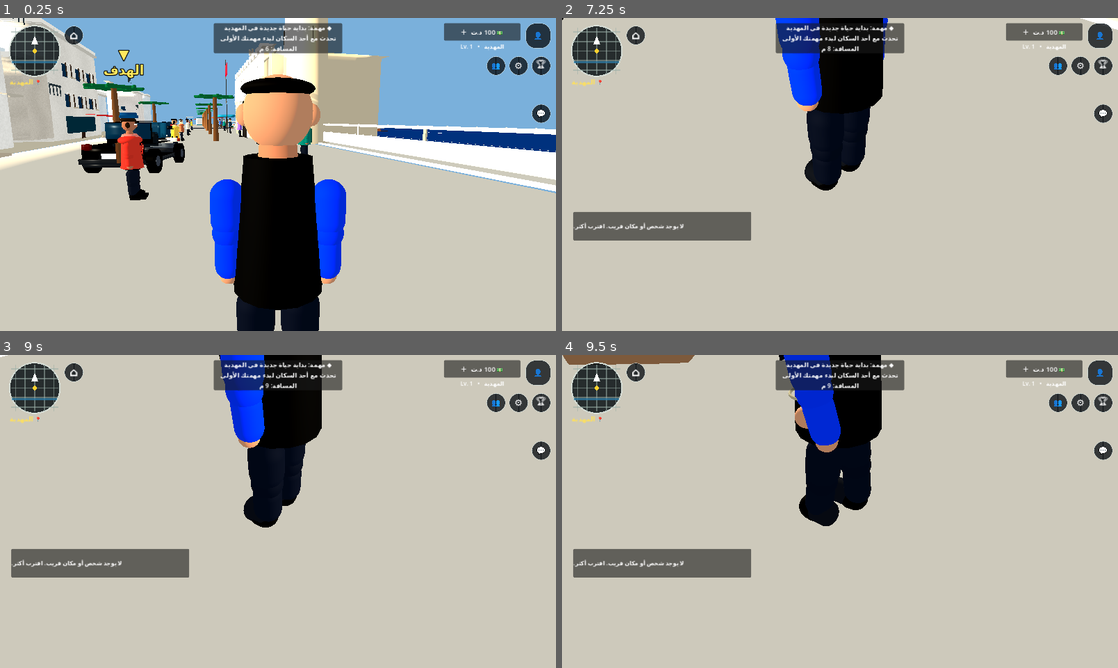
Above: before the commit, frames 1-4 (two rows, left to right).
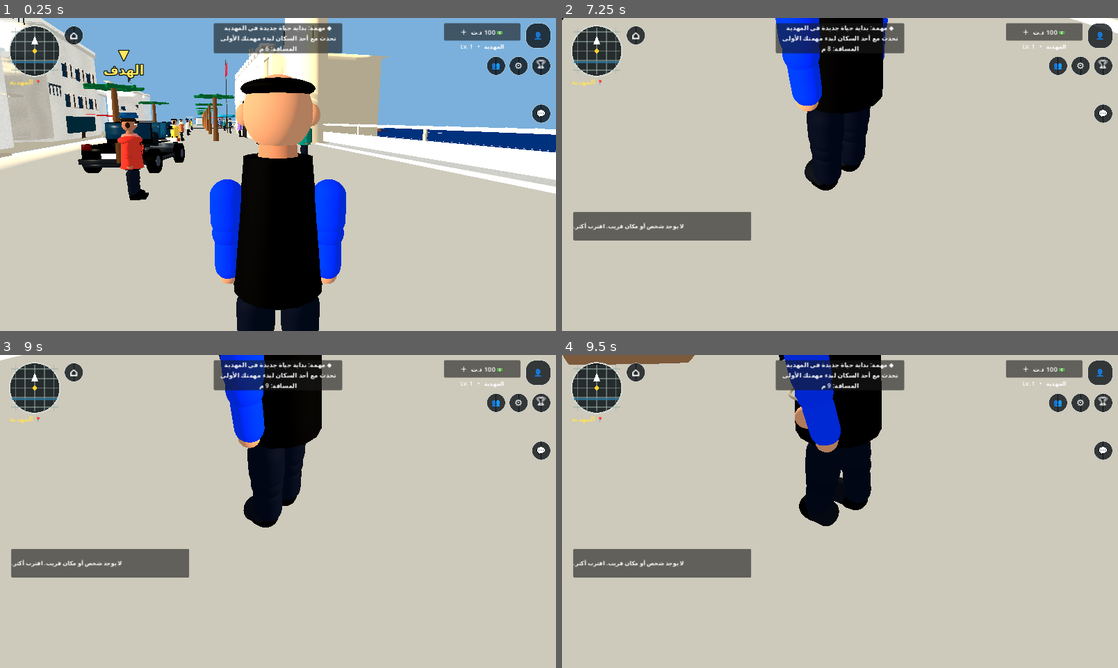
Above: after the commit, the same moments.

Repository: stevennpllk-crypto/REAL-LIFE-MAHDIA
Game: Godot game, scene res://scenes/Main.tscn
The game is run twice, just before and just after one commit, with the same random seed, the same clock (stepped at 60 frames per second) and the same inputs.
Inputs (mouse positions are in pixels of both pictures, inside the frame that each line leads up to):
- Up to frame 1 (0.25 s): no input
- Up to frame 2 (7.25 s): click "⌂" at 0.5 s; tap Enter at 1.25 s; move the mouse to (867, 174) at 1.27 s; hold W (move_forward) 1.28-6.53 s; tap E (interact) every 1.5 s from 1.35 to 5.85 s; tap Space (jump) at 1.52, 2.27, 3.77, 4.52, 5.27, 6.77 s; move the mouse to (812, 174) at 2.02 s; tap Shift (run) every 1.5 s from 2.1 to 6.6 s; move the mouse to (851, 168) at 2.77 s; move the mouse to (834, 180) at 3.52 s; move the mouse to (878, 177) at 4.27 s; move the mouse to (795, 171) at 5.02 s; move the mouse to (845, 174) at 5.77 s; move the mouse to (817, 168) at 6.52 s; hold D (move_right) from 6.53 s (still down)
- Up to frame 3 (9 s): move the mouse to (305, 511) at 7.27 s; release D (move_right) at 7.28 s; hold W (move_forward) from 7.28 s (still down); tap E (interact) at 7.35, 8.85 s; tap Space (jump) at 7.52, 8.27 s; move the mouse to (250, 511) at 8.02 s; tap Shift (run) at 8.1 s; move the mouse to (289, 505) at 8.77 s
- Up to frame 4 (9.5 s): keep holding W (move_forward)

The runs differ from the first frame. In frame 1, 0.4% of the frame differs, in the area x 30-100%, y 34-57%; in frame 2, less than 0.1%; in frame 3, less than 0.1%; in frame 4, nothing differs.

Commit message:
Apply PBR cobblestone to the waterfront and fortress masonry

Diff:
--- a/scripts/main.gd
+++ b/scripts/main.gd
@@ -267,7 +267,7 @@
 	sea_material.roughness = 0.24
 	sea_material.shading_mode = BaseMaterial3D.SHADING_MODE_PER_PIXEL
 	sea.material_override = sea_material
-	_box(self, Vector3(180, 0.18, 5), Vector3(0, 0.04, -57), Color(0.82, 0.76, 0.64))
+	_textured_box(self, Vector3(180, 0.18, 5.5), Vector3(0, 0.04, -57), Color(0.88, 0.84, 0.75), "stone", Vector3(1.0, 42.0, 1.0))
 	_create_coastal_scenery()
 	_create_waterfront_district()
 	_create_beach_cafe()
@@ -416,9 +416,20 @@
 func _create_borj_el_kebir_landmark() -> void:
 	var stone := Color(0.69, 0.62, 0.49)
 	var pale := Color(0.82, 0.75, 0.62)
-	_box(self, Vector3(19.0, 7.0, 1.25), Vector3(37.0, 3.5, -51.0), stone)
-	_box(self, Vector3(1.25, 7.0, 10.0), Vector3(28.2, 3.5, -56.0), stone)
-	_box(self, Vector3(1.25, 7.0, 10.0), Vector3(45.8, 3.5, -56.0), stone)
+	var fortress_material := StandardMaterial3D.new()
+	fortress_material.albedo_color = stone
+	var fortress_diffuse := _pbr_texture("cobblestone_pavement", "diff")
+	if fortress_diffuse != null:
+		fortress_material.albedo_texture = fortress_diffuse
+		_apply_pbr_maps(fortress_material, "cobblestone_pavement")
+	fortress_material.uv1_scale = Vector3(3.0, 1.0, 1.0)
+	fortress_material.roughness = 0.94
+	var main_wall := _box(self, Vector3(19.0, 7.0, 1.25), Vector3(37.0, 3.5, -51.0), stone)
+	main_wall.material_override = fortress_material
+	var west_wall := _box(self, Vector3(1.25, 7.0, 10.0), Vector3(28.2, 3.5, -56.0), stone)
+	west_wall.material_override = fortress_material
+	var east_wall := _box(self, Vector3(1.25, 7.0, 10.0), Vector3(45.8, 3.5, -56.0), stone)
+	east_wall.material_override = fortress_material
 	_box(self, Vector3(3.0, 3.8, 0.12), Vector3(37.0, 1.9, -50.32), Color(0.12, 0.11, 0.10))
 	_box(self, Vector3(4.2, 0.55, 0.42), Vector3(37.0, 4.0, -50.15), pale)
 	# Carved horizontal masonry courses and parapet teeth give the fortress a stone silhouette.
@@ -443,7 +454,7 @@
 		mesh.radial_segments = 16
 		tower.mesh = mesh
 		tower.position = Vector3(x, mesh.height * 0.5, -54.0)
-		tower.material_override = _material(stone)
+		tower.material_override = fortress_material
 		add_child(tower)
 		for j in range(12):
 			var a := TAU * float(j) / 12.0
